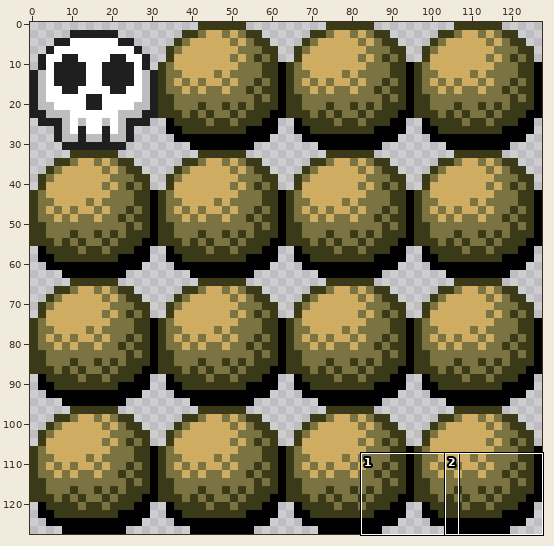
Edited in one commit: sprite sheet (Graphics/Characters/skull_2.png). The first picture is a wide view before the edit; the outline marks the close-up.
Close-up. The starting point:
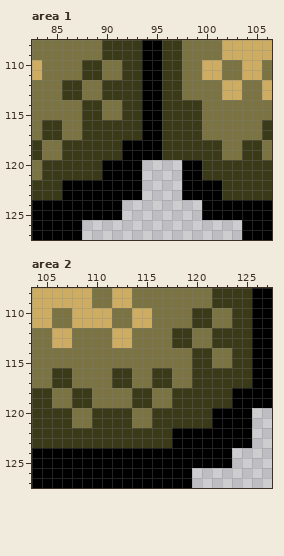
The file is 128x128 pixels. Colours within 5 levels of each other are drawn and written as one. Shown: area 1: x 83..106, y 108..127; area 2: x 104..127, y 108..127. The commit also changed other parts of the picture, which this record leaves out.
The same view after the edit:
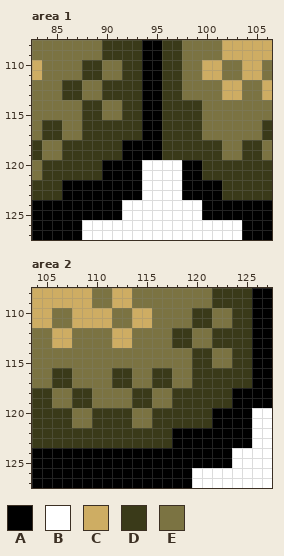
Palette (. is transparent): A #000000  B #ffffff  C #cead63  D #3a3a19  E #7b7342
What changed:
Area 1:
y 120..123: x 94..97 .... -> BBBB
y 124..125: x 92..99 ........ -> BBBBBBBB
y 126..127: x 88..103 ................ -> BBBBBBBBBBBBBBBB
Area 2:
y 120..123: x 126..127 .. -> BB
y 124..125: x 124..127 .... -> BBBB
y 126..127: x 120..127 ........ -> BBBBBBBB
Where, in picture pixels (left, top, right, bottom), the same in both close-ups:
added: (82, 160, 242, 240)
added: (192, 408, 272, 488)
